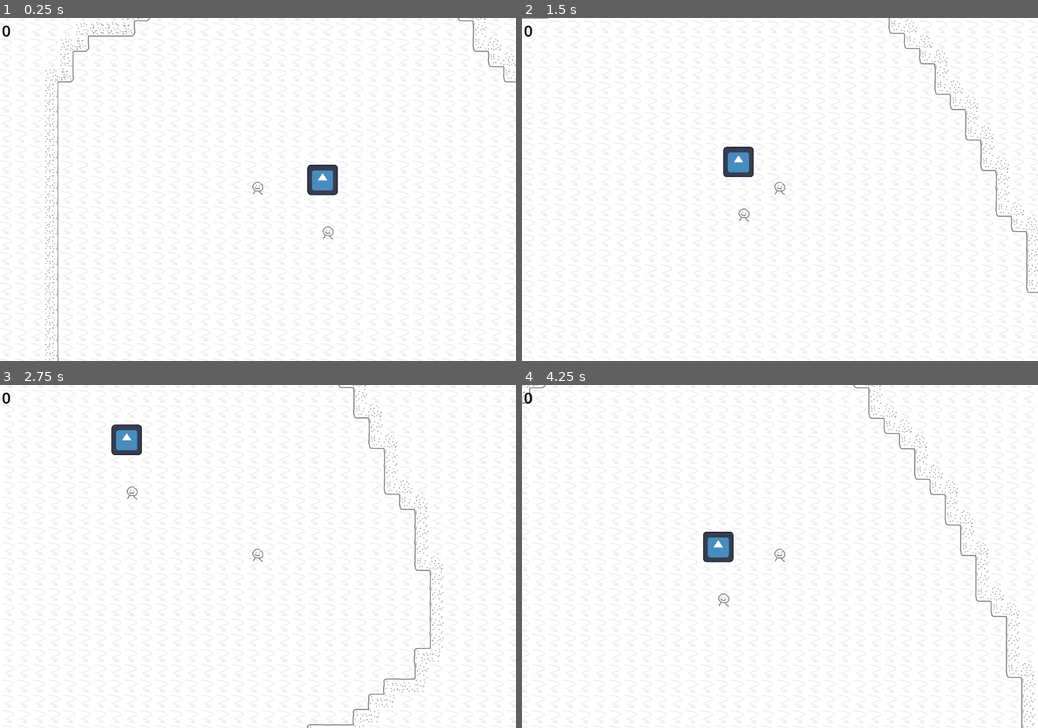
Above: before the commit, frames 1-4 (two rows, left to right).
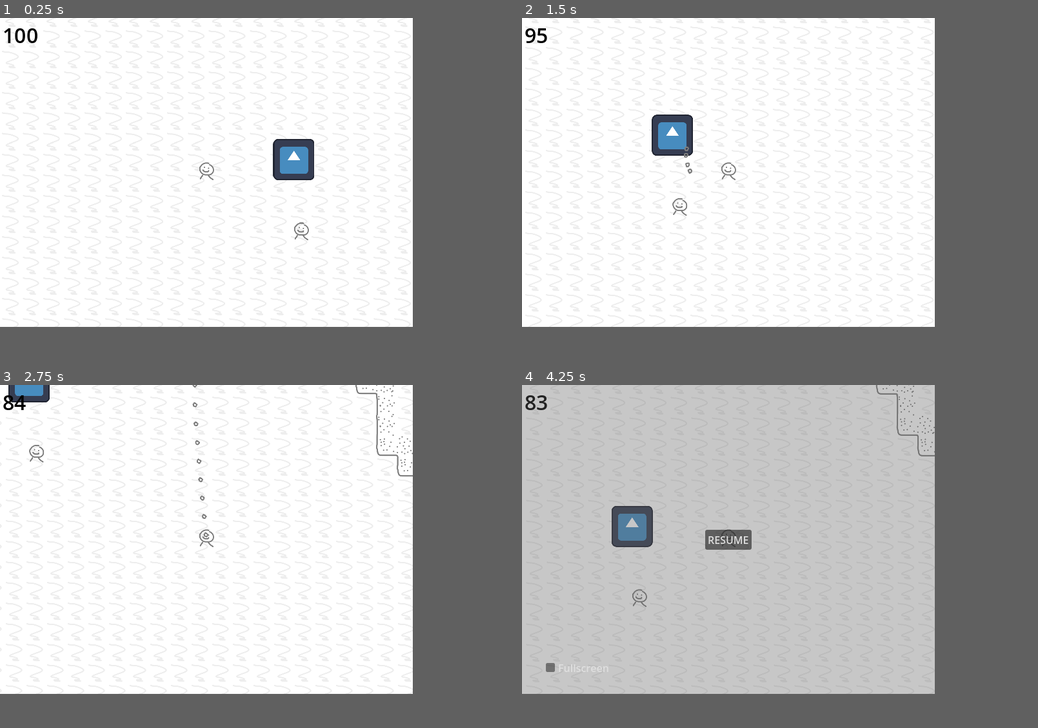
Above: after the commit, the same moments.

Repository: 3xcpy/milkyway-game
Game: Godot game, scene res://scenes/main.tscn
Same seed, same stepped clock (60 frames per second), same inputs: the game is played once before the commit and once after it. The engine's default icon, where the game draws it, is replaced by a stand-in: a white triangle on a blue panel in a dark square.
Inputs (mouse positions are in pixels of both pictures, inside the frame that each line leads up to):
- Up to frame 1 (0.25 s): no input
- Up to frame 2 (1.5 s): tap Enter at 0.5 s; move the mouse to (893, 172) at 0.52 s; hold Right (move_right) 0.53-1.28 s; tap E (grab) at 0.6 s; move the mouse to (676, 206) at 1.27 s; hold S (move_down) from 1.28 s (still down); click (676, 206) at 1.35 s
- Up to frame 3 (2.75 s): move the mouse to (309, 481) at 2.02 s; release S (move_down) at 2.03 s; hold Right (move_right) from 2.03 s (still down); hold Right mouse button (shoot_2) from 2.03 s (still down)
- Up to frame 4 (4.25 s): move the mouse to (754, 625) at 2.77 s; release Right (move_right) at 2.78 s; release Right mouse button (shoot_2) at 2.78 s; hold W (move_up) 2.78-3.53 s; tap Alt at 2.85 s; move the mouse to (934, 607) at 3.52 s; hold Left (move_left) from 3.53 s (still down); tap Shift at 3.6 s; tap Escape (pause, bound only after the commit) at 4.15 s
The window is 800x533 before the commit and 640x480 after it. Grey fills any space a smaller window leaves; there, only what the larger window draws over its background counts as a difference.

The runs differ from the first frame. In frame 1, 2.5% of the frame differs, in the area x 0-100%, y 0-100%; in frame 2, 2.4%; in frame 3, 2.2%; in frame 4, 72%.

Commit message:
Add pause menu

Diff:
--- a/project.godot
+++ b/project.godot
@@ -21,8 +21,9 @@
 
 [display]
 
-window/size/viewport_width=1080
-window/size/viewport_height=720
+window/size/viewport_width=640
+window/size/viewport_height=480
+window/stretch/mode="viewport"
 
 [editor_plugins]
 
@@ -73,6 +74,11 @@
 "events": [Object(InputEventKey,"resource_local_to_scene":false,"resource_name":"","device":-1,"window_id":0,"alt_press …(192 unchanged characters)…
 ]
 }
+pause={
+"deadzone": 0.2,
+"events": [Object(InputEventKey,"resource_local_to_scene":false,"resource_name":"","device":-1,"window_id":0,"alt_pressed":false,"shift_pressed":false,"ctrl_pressed":false,"meta_pressed":false,"pressed":false,"keycode":0,"physical_keycode":4194305,"key_label":0,"unicode":0,"location":0,"echo":false,"script":null)
+]
+}
 
 [rendering]
 
--- a/scenes/hud.tscn
+++ b/scenes/hud.tscn
@@ -13,22 +13,20 @@
 font_size = 32
 font_color = Color(0, 0, 0, 1)
 
-[node name="HUDLayer" type="CanvasLayer"]
-
-[node name="HUD" type="Control" parent="."]
+[node name="HUD" type="Control"]
 layout_mode = 3
 anchors_preset = 0
 offset_right = 40.0
 offset_bottom = 40.0
 script = ExtResource("1_ahhtf")
 
-[node name="MarginContainer" type="MarginContainer" parent="HUD"]
+[node name="MarginContainer" type="MarginContainer" parent="."]
 layout_mode = 0
 offset_right = 40.0
 offset_bottom = 40.0
 theme = SubResource("Theme_toqtt")
 
-[node name="AmmoLabel" type="Label" parent="HUD/MarginContainer"]
+[node name="AmmoLabel" type="Label" parent="MarginContainer"]
 layout_mode = 2
 text = "ammoammoammo"
 label_settings = SubResource("LabelSettings_toqtt")
--- a/scenes/main.tscn
+++ b/scenes/main.tscn
@@ -1,10 +1,10 @@
 [gd_scene load_steps=3 format=3 uid="uid://77ca7obcfj4q"]
 
-[ext_resource type="PackedScene" uid="uid://0u4hcwuaucli" path="res://scenes/hud.tscn" id="1_0wfyh"]
+[ext_resource type="PackedScene" uid="uid://bhtdp7itwu1g2" path="res://scenes/ui.tscn" id="2_0wfyh"]
 [ext_resource type="PackedScene" uid="uid://de8qg2wita0kx" path="res://scenes/world.tscn" id="2_sugp2"]
 
 [node name="Main" type="Node"]
 
 [node name="World" parent="." instance=ExtResource("2_sugp2")]
 
-[node name="HUDLayer" parent="." instance=ExtResource("1_0wfyh")]
+[node name="UI" parent="." instance=ExtResource("2_0wfyh")]
--- /dev/null
+++ b/scenes/pause_menu.tscn
@@ -0,0 +1,53 @@
+[gd_scene load_steps=3 format=3 uid="uid://74pemylvwywk"]
+
+[ext_resource type="Script" uid="uid://xwjlk7k5wqtg" path="res://scripts/pause_menu.gd" id="1_n87rw"]
+
+[sub_resource type="Theme" id="Theme_n87rw"]
+CheckBox/colors/checkbox_checked_color = Color(1, 1, 1, 1)
+CheckBox/colors/icon_disabled_color = Color(0, 0, 0, 1)
+
+[node name="PauseMenu" type="Control"]
+process_mode = 3
+layout_mode = 3
+anchors_preset = 15
+anchor_right = 1.0
+anchor_bottom = 1.0
+grow_horizontal = 2
+grow_vertical = 2
+script = ExtResource("1_n87rw")
+
+[node name="BG" type="ColorRect" parent="."]
+layout_mode = 1
+anchors_preset = 15
+anchor_right = 1.0
+anchor_bottom = 1.0
+grow_horizontal = 2
+grow_vertical = 2
+color = Color(0.38170326, 0.38170323, 0.38170317, 0.3529412)
+
+[node name="ResumeButton" type="Button" parent="."]
+layout_mode = 1
+anchors_preset = 8
+anchor_left = 0.5
+anchor_top = 0.5
+anchor_right = 0.5
+anchor_bottom = 0.5
+offset_left = -36.0
+offset_top = -15.5
+offset_right = 36.0
+offset_bottom = 15.5
+grow_horizontal = 2
+grow_vertical = 2
+text = "RESUME"
+
+[node name="FullscreenCheckBox" type="CheckBox" parent="."]
+layout_mode = 0
+offset_left = 32.0
+offset_top = 424.0
+offset_right = 139.0
+offset_bottom = 455.0
+theme = SubResource("Theme_n87rw")
+text = "Fullscreen"
+
+[connection signal="button_down" from="ResumeButton" to="." method="_on_resume_button_button_down"]
+[connection signal="toggled" from="FullscreenCheckBox" to="." method="_on_fullscreen_check_box_toggled"]
--- a/scenes/player.tscn
+++ b/scenes/player.tscn
@@ -27,6 +27,8 @@
 [node name="Gun" type="Node2D" parent="."]
 script = ExtResource("3_qhqgy")
 bullet = ExtResource("4_dqkch")
+burst_fire_rate = 4.0
+burst_fire_amount = 5
 
 [node name="Grabber" type="Node2D" parent="."]
 script = ExtResource("5_qlg0r")
--- /dev/null
+++ b/scenes/ui.tscn
@@ -0,0 +1,10 @@
+[gd_scene load_steps=3 format=3 uid="uid://bhtdp7itwu1g2"]
+
+[ext_resource type="PackedScene" uid="uid://0u4hcwuaucli" path="res://scenes/hud.tscn" id="1_nt7q6"]
+[ext_resource type="PackedScene" uid="uid://74pemylvwywk" path="res://scenes/pause_menu.tscn" id="2_x4jx1"]
+
+[node name="UI" type="CanvasLayer"]
+
+[node name="HUD" parent="." instance=ExtResource("1_nt7q6")]
+
+[node name="PauseMenu" parent="." instance=ExtResource("2_x4jx1")]
--- a/scripts/global.gd
+++ b/scripts/global.gd
@@ -3,4 +3,4 @@
 var hud: HUD = null
 
 var score: int = 0
-var ammo: int = 0
+var ammo: int = 100
--- a/scripts/gun.gd
+++ b/scripts/gun.gd
@@ -3,13 +3,13 @@
 @export var bullet: PackedScene = null
 @export var fire_rate: float = 20.0
 
+@export var burst_fire_rate: float = 2.0
+@export var burst_spread: float = 20.0	# in degrees
+@export var burst_fire_amount: int = 10
+
+@export var stream_fire_rate: float = 20.0
+
 var timer: float = 0.0
-
-var burst_fire_rate: float = 2.0
-var burst_spread: float = 20.0	# in degrees
-var burst_fire_amount: int = 10
-
-var stream_fire_rate: float = 20.0
 
 
 func _process(delta: float) -> void:
--- /dev/null
+++ b/scripts/pause_menu.gd
@@ -0,0 +1,27 @@
+extends Control
+
+
+var paused: bool = false
+
+var saved_window_mode = null
+
+
+func _process(_delta: float) -> void:
+	if Input.is_action_just_pressed("pause"):
+		paused = !paused
+
+	get_tree().paused = paused
+	visible = paused
+
+
+func _on_resume_button_button_down() -> void:
+	paused = false
+
+
+func _on_fullscreen_check_box_toggled(toggled_on: bool) -> void:
+	print(toggled_on)
+	if toggled_on:
+		saved_window_mode = DisplayServer.window_get_mode()
+		DisplayServer.window_set_mode(DisplayServer.WINDOW_MODE_FULLSCREEN)
+	else:
+		DisplayServer.window_set_mode(saved_window_mode)
Not shown, added: scripts/pause_menu.gd.uid
